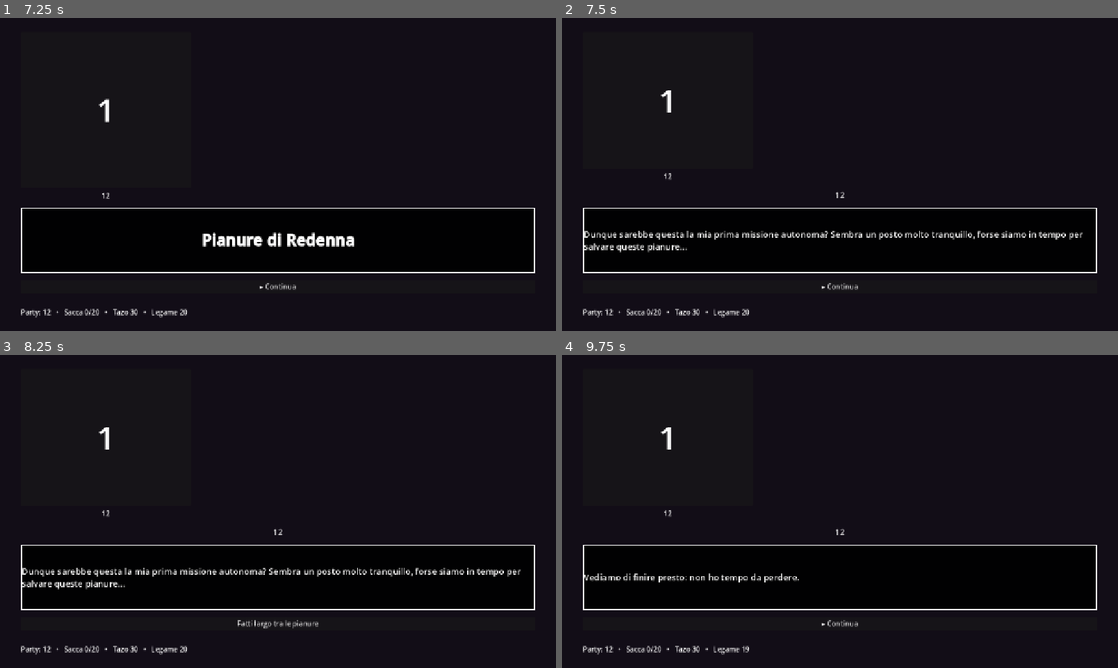
Above: before the commit, frames 1-4 (two rows, left to right).
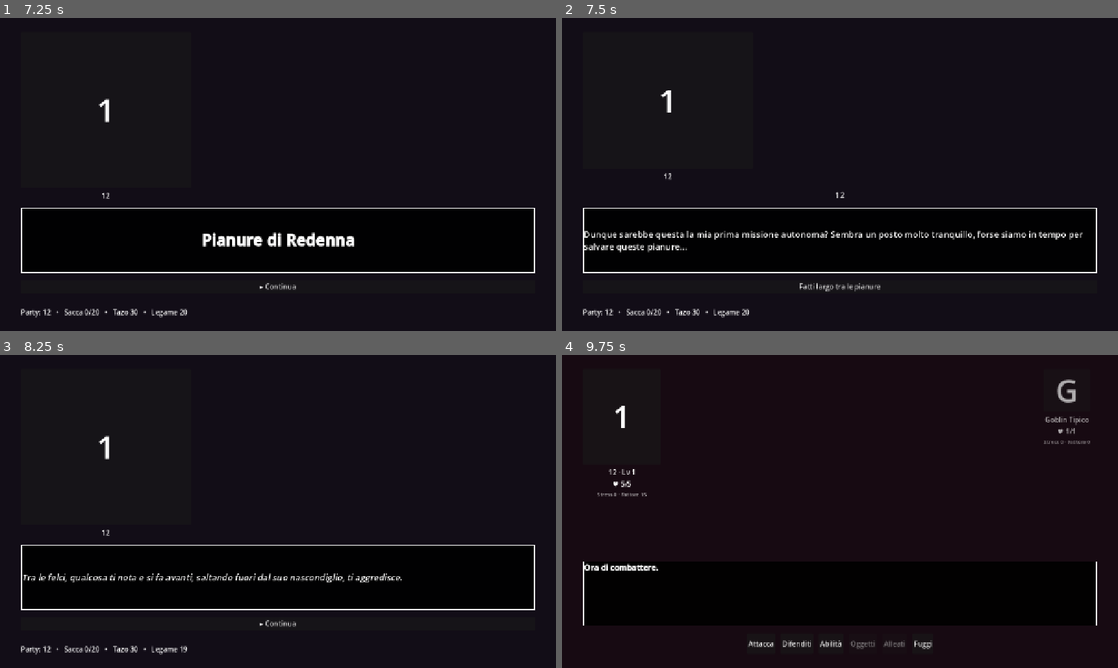
Above: after the commit, the same moments.

Repository: Rio-Chico-Devs/Carnivalz
Game: Godot game, scene res://scenes/Menu.tscn
Two runs of this game, one before a commit and one after it. Both use one fixed random seed, a clock stepped at 60 frames per second and the inputs below.
Inputs (mouse positions are in pixels of both pictures, inside the frame that each line leads up to):
- Up to frame 1 (7.25 s): click "Gioca" at 0.5 s; click (278, 177) at 1.27 s; type "12" at 1.35 s; click "Gioca" at 2 s; click "Carica partita" at 2.75 s; click "Album delle carte" at 3.5 s; click "!" at 4.25 s; click "☉ Scendi verso l'anomalia" at 5 s; click "Inizia il Carnivalz" at 5.75 s; click "▸ Continua" at 6.5 s
- Up to frame 2 (7.5 s): click "▸ Continua" at 7.25 s
- Up to frame 3 (8.25 s): click (278, 624) at 8 s, where only the run after the commit has a clickable "Fatti largo tra le pianure"
- Up to frame 4 (9.75 s): click (840, 624) at 8.75 s, where only the run before the commit has a clickable "Fatti largo tra le pianure"; click "▸ Continua" at 9.5 s

Frame 1 is identical in both runs. In frame 2, 0.2% of the frame differs, in the area x 42-58%, y 84-88%; in frame 3, 2.4%; in frame 4, 2.8%, in the area x 3-97%, y 7-96%.

Commit message:
Fix: niente Continua ridondante, testo combattimento comune, manifestazione mai offensiva
- Main.gd: avanza_messaggio() salta il "Continua" quando l'ultimo messaggio
  della coda e' seguito solo da scelte vere (niente piu' un click a vuoto
  prima di "Fatti largo tra le pianure" o delle scelte al ruscello)
- Combattimento.gd: nuovo testo_apertura "Ora di combattere." per i nemici
  comuni/particolari, riservando la frase drammatica a boss/miniboss
  (categoria_migliore_presente(), condivisa con avvia_musica_e_voce())
- Combattimento.gd: la manifestazione di un sogno non attacca mai fuori dalle
  fasi scriptate (nuovo campo dati testo_inerte); nuovo danno_fisso_su_attacco
  generico per farla incassare sempre esattamente 1 danno, ignorando difesa
- personaggi.json: nuovi scambi di studio per la manifestazione, nome_breve
  "La manifestazione"
- events_tutorial.json: nuovo nodo collina_fuga col monologo mancante dopo
  la fuga, convergenza riscritta in prima persona (Scatta verso i rumori),
  ultima battuta del goblin arrabbiato come sua dialogo invece che narrazione

Diff:
--- a/data/events_tutorial.json
+++ b/data/events_tutorial.json
@@ -65,13 +65,24 @@
 				{ "tipo": "narrazione", "testo": "Senti un odore dolce... Una creatura appare dal nulla, avvolgendoti in un velo iridescente che ti ricorda l'abbraccio di una madre." }
 			],
 			"espr_sinistra": "sorpresa",
-			"combattimento_automatico": { "nemici": ["manifestazione_di_un_sogno"], "se_vinci": "convergenza", "se_perdi": "sconfitta", "se_fuggi": "convergenza" }
+			"combattimento_automatico": { "nemici": ["manifestazione_di_un_sogno"], "se_vinci": "convergenza", "se_perdi": "sconfitta", "se_fuggi": "collina_fuga" }
+		},
+		"collina_fuga": {
+			"sequenza": [
+				{ "tipo": "dialogo", "chi": "anonimo", "testo": "Ci è mancato poco... cos'era quello? Non avevo mai incontrato nulla di simile, ma di sicuro non era la causa di cui mi devo occupare..." }
+			],
+			"espr_sinistra": "pensiero",
+			"scelte": [
+				{ "testo": "Prosegui", "vai": "convergenza" }
+			]
 		},
 		"convergenza": {
-			"testo": "Oltre le pozze, oltre la collina, i due sentieri tornano a unirsi davanti a una spaccatura nella roccia: da lì viene un ringhio basso, continuo, che non si ferma per riprendere fiato.",
+			"sequenza": [
+				{ "tipo": "dialogo", "chi": "anonimo", "testo": "Sembro essere vicino... sento delle urla incomprensibili..." }
+			],
 			"espr_sinistra": "decisa",
 			"scelte": [
-				{ "testo": "Entra nella spaccatura", "vai": "boss" }
+				{ "testo": "Scatta verso i rumori", "vai": "boss" }
 			]
 		},
 		"boss": {
@@ -79,7 +90,7 @@
 				{ "tipo": "narrazione", "testo": "Al centro di una piccola arena di pietra e fango, un goblin terribilmente arrabbiato ti aspetta, i pugni già stretti." },
 				{ "tipo": "dialogo", "chi": "goblin_arrabbiato", "testo": "?! ^?%&$!!" },
 				{ "tipo": "dialogo", "chi": "anonimo", "testo": "Eccoti, facciamola finita." },
-				{ "tipo": "narrazione", "testo": "Il goblin carica a testa bassa." }
+				{ "tipo": "dialogo", "chi": "goblin_arrabbiato", "testo": "Ah?! Ti carica a testa bassa!" }
 			],
 			"centro": "goblin_arrabbiato",
 			"espr_centro": "decisa",
--- a/data/personaggi.json
+++ b/data/personaggi.json
@@ -651,6 +651,7 @@
 		{
 			"id": "manifestazione_di_un_sogno",
 			"nome": "Manifestazione di un sogno",
+			"nome_breve": "La manifestazione",
 			"categoria": "particolare",
 			"hp": 32,
 			"attacco": 5,
@@ -658,19 +659,22 @@
 			"velocita": 4,
 			"xp": 30,
 			"tazo": 20,
+			"danno_fisso_su_attacco": 1,
 			"ritratto": "res://art/personaggi/manifestazione_di_un_sogno.png",
 			"descrizione": "Una forma che non dovrebbe esistere ancora, presa in prestito da un sogno che qualcuno, su questo pianeta, sta ancora sognando.",
 			"carta": { "id": "carta_manifestazione_di_un_sogno", "nome": "Manifestazione di un sogno", "rarita": "rara", "chance": 0.04, "testo": "Non tutto quello che si incontra va combattuto. Alcune cose vanno solo evitate." },
 			"incontro_scriptato": {
 				"testo_paralisi_giocatore": "La manifestazione ti osserva e ti accarezza. Hai un terribile presentimento...",
 				"testo_paralisi_nemico": "La manifestazione sembra ridere in modo gentile e ti accarezza di nuovo. Non puoi farci niente: la pressione ti immobilizza.",
+				"testo_inerte": "La manifestazione non attacca: si limita a fissarti, in attesa che tu decida cosa fare.",
 				"prima_fuga_fallisce": true,
 				"testo_fuga_fallita": "La creatura sembra triste... non vuole lasciarti.",
 				"chance_sonno": 0.5,
 				"testo_incubo": "Un incubo a occhi aperti ti travolge, mentre dormi tra le sue braccia."
 			},
 			"studio": [
-				{ "domanda": "Cosa sei, davvero?", "risposta": "Non dovresti essere qui. Non sei ancora pronto per affrontarmi." }
+				{ "domanda": "Cosa sei... Non ho mai visto qualcosa di simile...", "risposta": "Lasciati andare... Dormi..." },
+				{ "domanda": "Non riesco più... a ... restare in piedi... devo... scappare...", "risposta": "Sei stato molto bravo, ora riposa... per sempre... insieme a me..." }
 			]
 		},
 		{
--- a/scripts/Combattimento.gd
+++ b/scripts/Combattimento.gd
@@ -88,7 +88,11 @@
 		if portatore_incontro.is_empty() and dati.has("incontro_scriptato"):
 			portatore_incontro = dati
 			incontro_paralisi_attiva = true
-	scrivi("[b]Il disallineamento fa spazio: si combatte.[/b]")
+	var categoria_apertura := categoria_migliore_presente()
+	if categoria_apertura == "boss" or categoria_apertura == "miniboss":
+		scrivi("[b]Il disallineamento fa spazio: si combatte.[/b]")
+	else:
+		scrivi("[b]Ora di combattere.[/b]")
 	avvia_musica_e_voce()
 	if fonte.get("convincibile", false):
 		etichetta_speranza.visible = true
@@ -103,18 +107,26 @@
 		return "miniboss"
 	return String(dati.get("categoria", "comune"))
 
-func avvia_musica_e_voce() -> void:
-	# musica per la categoria più "alta" tra i nemici; voce d'ingresso per boss/miniboss
+func categoria_migliore_presente() -> String:
+	# la categoria più "alta" tra i nemici presenti (per musica e testo d'apertura)
 	var ordine := ["boss", "miniboss", "particolare", "comune"]
 	var migliore := ordine.size() - 1
 	var categoria := "comune"
-	var principale: Dictionary = {}
 	for id_nemico in GameState.nemici_combattimento:
 		var dati: Dictionary = GameState.personaggi.get(id_nemico, {})
 		var idx := ordine.find(categoria_di(dati))
 		if idx >= 0 and idx < migliore:
 			migliore = idx
 			categoria = ordine[idx]
+	return categoria
+
+func avvia_musica_e_voce() -> void:
+	# musica per la categoria più "alta" tra i nemici; voce d'ingresso per boss/miniboss
+	var categoria := categoria_migliore_presente()
+	var principale: Dictionary = {}
+	for id_nemico in GameState.nemici_combattimento:
+		var dati: Dictionary = GameState.personaggi.get(id_nemico, {})
+		if categoria_di(dati) == categoria and principale.is_empty():
 			principale = dati
 	AudioManager.musica_chiave("combattimento_" + categoria)
 	if (categoria == "boss" or categoria == "miniboss") and not principale.is_empty():
@@ -545,6 +557,10 @@
 		if incontro_incubo_pronto:
 			esegui_incubo(nemico, portatore_incontro.get("incontro_scriptato", {}))
 			return
+		# nessun attacco vero fuori dalle fasi scriptate: solo narrazione, a
+		# oltranza, finche' non si fugge, ci si addormenta o si vince
+		scrivi("[i]%s[/i]" % String(portatore_incontro.get("incontro_scriptato", {}).get("testo_inerte", "")))
+		return
 	if not portatore_frenesia.is_empty() and nemico.id == portatore_frenesia.id:
 		gestisci_turno_frenesia(nemico)
 		return
@@ -928,6 +944,22 @@
 	ultima_azione_offensiva = true
 	if tenta_slaughter(attaccante, bersaglio):
 		return
+	var dati_bersaglio: Dictionary = GameState.personaggi.get(bersaglio.id, {})
+	if valore_attacco < 0 and dati_bersaglio.has("danno_fisso_su_attacco"):
+		# alcuni nemici scriptati ignorano interamente difesa/critico/fattore:
+		# ogni attacco vale sempre lo stesso, fisso, danno
+		var danno_forzato := int(dati_bersaglio["danno_fisso_su_attacco"])
+		bersaglio.hp = maxi(bersaglio.hp - danno_forzato, 0)
+		scrivi("%s attacca %s: %d danno." % [attaccante.nome, bersaglio.nome, danno_forzato])
+		aggiorna_scheda(bersaglio)
+		if not bersaglio.giocatore:
+			verifica_innesco_frenesia(bersaglio)
+			verifica_dialogo_soglia(bersaglio)
+		if bersaglio.hp <= 0:
+			_su_ko(bersaglio)
+		elif bersaglio.giocatore:
+			aggiorna_speranza(int(GameState.regole.get("speranza_per_colpo_subito", 3)))
+		return
 	var danno: int
 	if valore_attacco >= 0:
 		danno = valore_attacco  # mossa a valore fisso (es. faena, gran finale)
--- a/scripts/Main.gd
+++ b/scripts/Main.gd
@@ -108,12 +108,19 @@
 	if not coda_messaggi.is_empty():
 		var msg: Dictionary = coda_messaggi.pop_front()
 		mostra_messaggio(msg)
-		mostra_continua()
 		# durante la lettura dei messaggi il bottone "Parla con la squadra"
 		# resta nascosto: appare solo a coda vuota, mai a meta' di una sequenza
 		bottone_dialoga.visible = false
 		for figlio in menu_compagni.get_children():
 			figlio.queue_free()
+		if coda_messaggi.is_empty() and not azione_dopo_coda.is_valid() and not nodo_in_corso.has("combattimento_automatico"):
+			# ultimo messaggio e nessuna transizione in sospeso: le scelte vere
+			# compaiono subito sotto lo stesso testo, senza un "Continua" a vuoto
+			aggiorna_palco(nodo_in_corso)
+			ricostruisci_scelte(nodo_in_corso)
+			aggiorna_dialoga()
+		else:
+			mostra_continua()
 		return
 	if azione_dopo_coda.is_valid():
 		var richiamo := azione_dopo_coda
Not shown, changed: README.md
